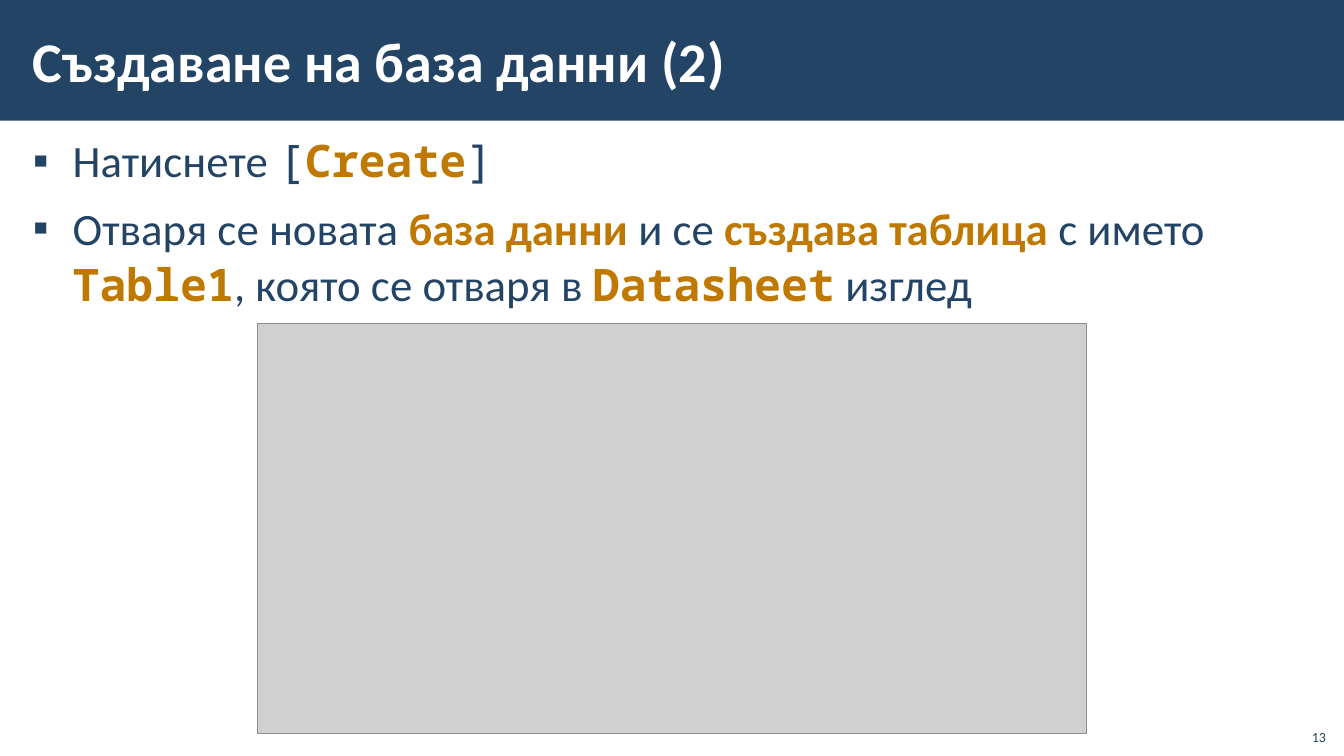
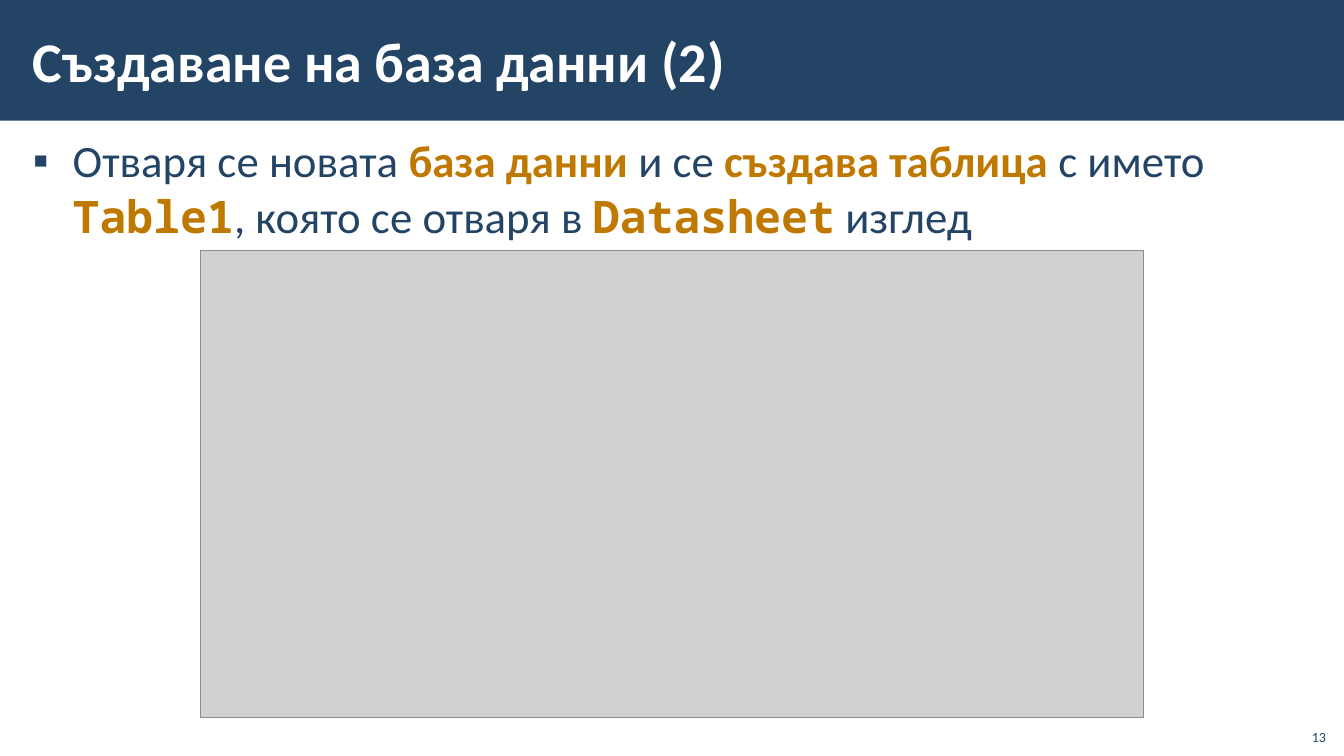
Before and after one commit to BG-IT-Edu/School-Programming, a slide deck: slide 13 of Courses/Software-Sciences/Module-3-Databases-New/13-MS-Access/13-MS-Access-Basics.pptx. Drawn at 1344x756 pixels with LibreOffice and Linux fonts; fonts in the diff are those of the drawing; grey boxes stand for pictures; background and template pictures are left out. Boxes give left, top, right and bottom in pixels: in the first picture for what was removed or moved away, otherwise in the second. Text is boxed around its words. In the diff, an @@ line names an element or a change of style, - is before the commit and + after.

```diff
--- a/Courses/Software-Sciences/Module-3-Databases-New/13-MS-Access/13-MS-Access-Basics.pptx
+++ b/Courses/Software-Sciences/Module-3-Databases-New/13-MS-Access/13-MS-Access-Basics.pptx
@@ text at bbox=[73, 144, 493, 184]: paragraph removed @@
-▪ Натиснете [Create]
@@ picture: place and size @@
-picture at bbox=[258, 324, 1087, 734]
+picture at bbox=[201, 251, 1143, 718]
```
Also in this commit, not shown: 5 other slides changed.
